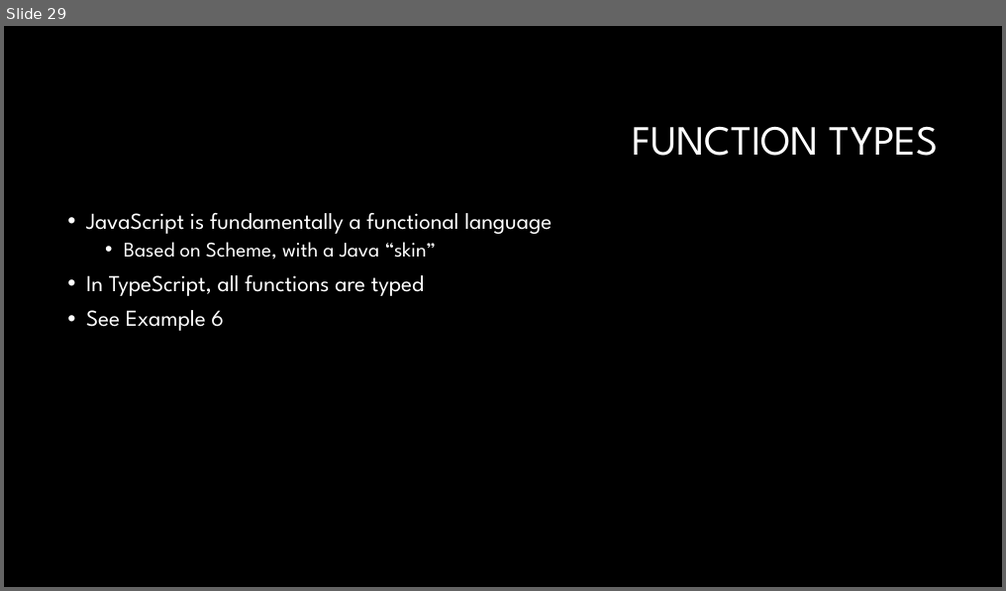
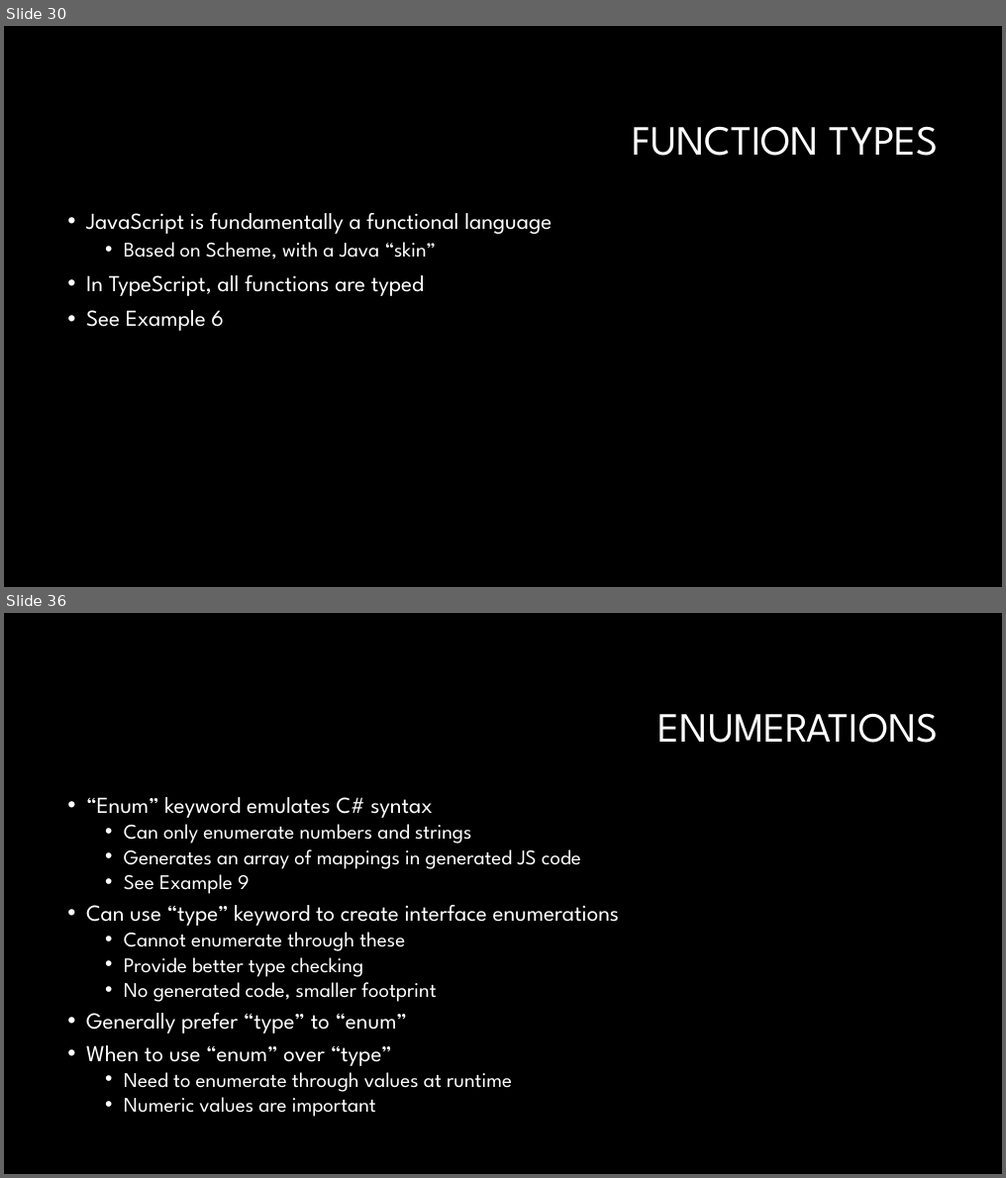
Before and after one commit to RonPenton/intro-to-typescript, a slide deck: Web development with Typescript.pptx. Shown one above the other, each under a label of ours: slide 29 before the commit, slides 30 and 36 after it; the slides between them are not shown. The pictures are 1006x591 and 1006x1178 pixels, drawn with LibreOffice and Linux fonts; fonts in the diff are those of the drawing; background and template pictures are left out. Boxes give left, top, right and bottom in pixels: in the first picture for what was removed or moved away, otherwise in the second. Text is boxed around its words. In the diff, an @@ line names an element or a change of style, - is before the commit and + after.

```diff
--- a/Web development with Typescript.pptx
+++ b/Web development with Typescript.pptx
@@ slide 36 added at [4,613,1002,1174], background #000000 @@
@@ title added at [658,713,939,743], 40 pt, text #FFFFFF @@
+ENUMERATIONS
@@ text added at [86,797,620,1117], 20 pt, text #FFFFFF @@
+• “Enum” keyword emulates C# syntax
+  • Can only enumerate numbers and strings
+  • Generates an array of mappings in generated JS code
+  • See Example 9
+• Can use “type” keyword to create interface enumerations
+  • Cannot enumerate through these
+  • Provide better type checking
+  • No generated code, smaller footprint
+• Generally prefer “type” to “enum”
+• When to use “enum” over “type”
+  • Need to enumerate through values at runtime
+  • Numeric values are important
@@ what was slide 29 is now slide 30 @@
```
Also in this commit, not shown: 6 other slides added, 21 other files.
